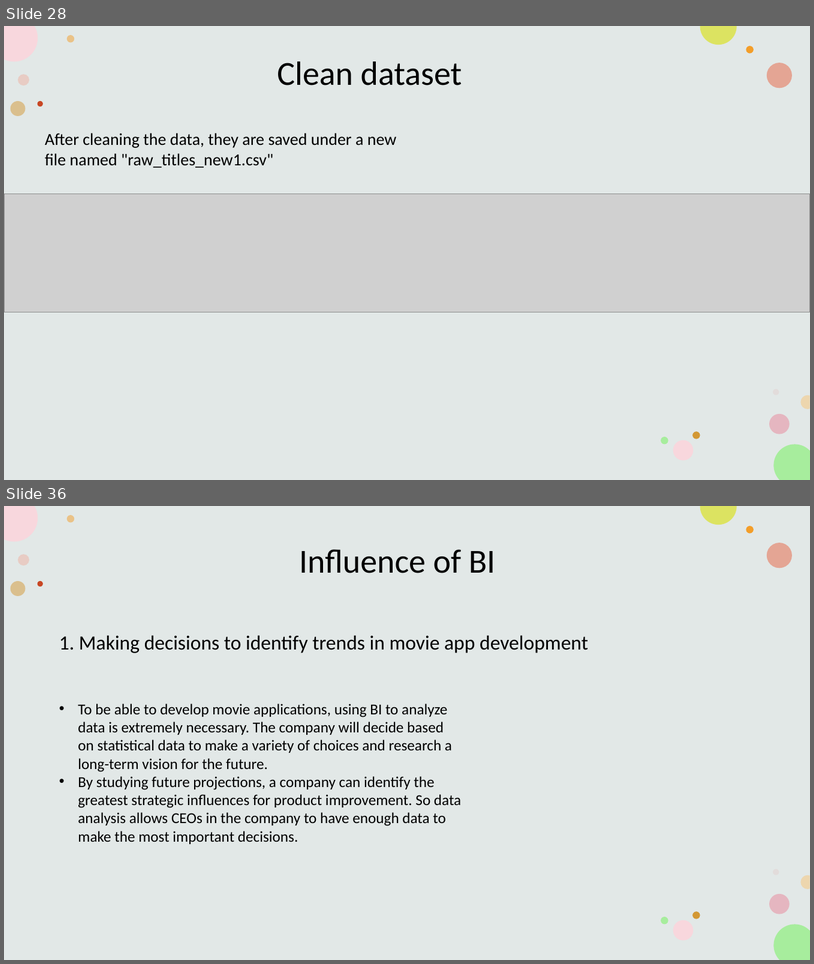
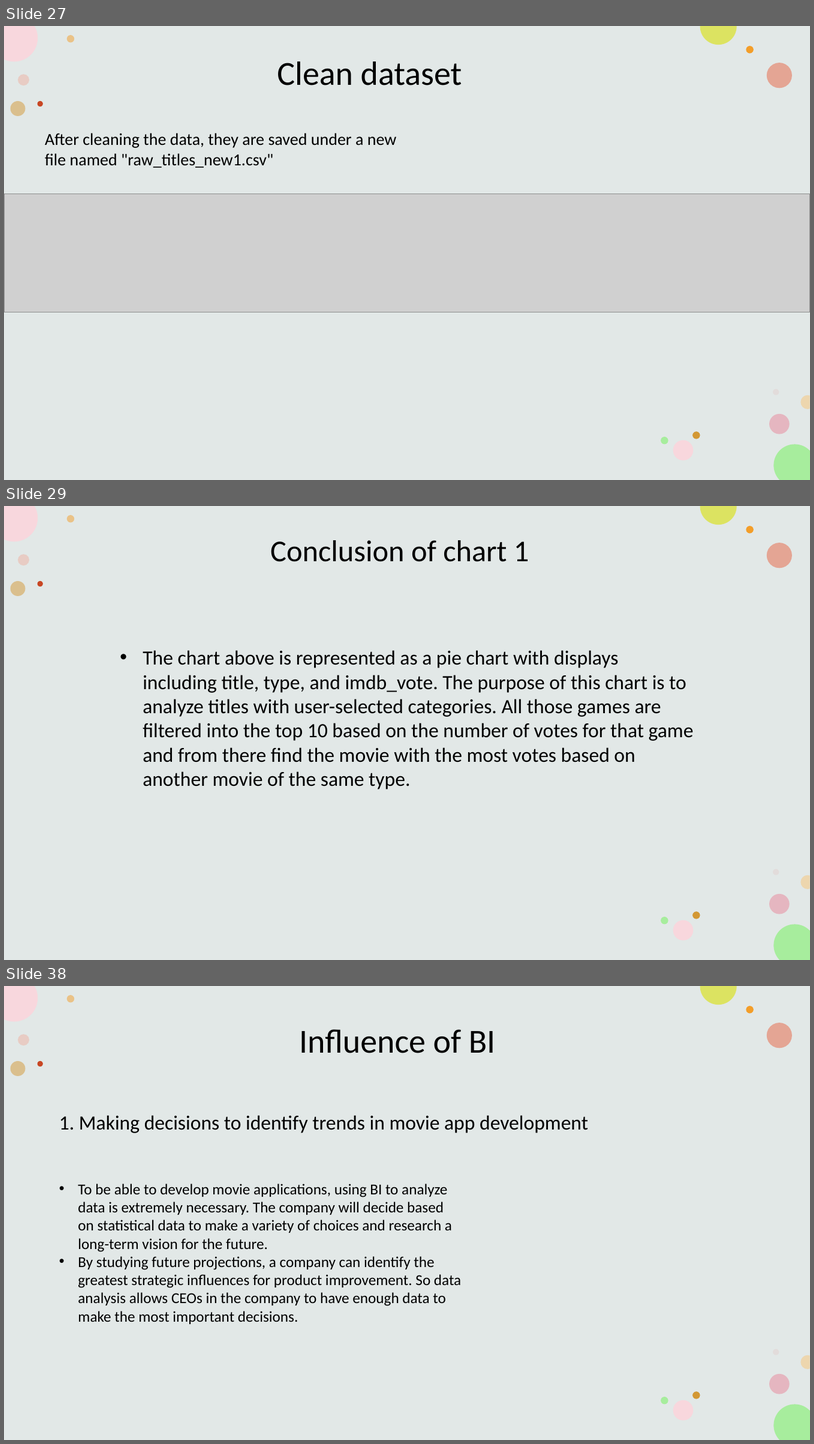
Before and after one commit to HarryyHung/Business-Inteligence, a slide deck: Powerpoint asm2.pptx. Shown one above the other, each under a label of ours: slides 28 and 36 before the commit, slides 27, 29 and 38 after it; the slides between them are not shown. The pictures are 814x964 and 814x1444 pixels, drawn with LibreOffice and Linux fonts; fonts in the diff are those of the drawing; grey boxes stand for pictures. Boxes give left, top, right and bottom in pixels: in the first picture for what was removed or moved away, otherwise in the second. Text is boxed around its words. In the diff, an @@ line names an element or a change of style, - is before the commit and + after.

```diff
--- a/Powerpoint asm2.pptx
+++ b/Powerpoint asm2.pptx
@@ slide 29 added at (4, 506, 810, 960), background #FFFFFF; not listed: 16 template elements that a slide beside it also shows @@
@@ text added at (270, 540, 530, 562), 36 pt, text #000000 @@
+Conclusion of chart 1
@@ text added at (143, 650, 694, 789), 24 pt, text #000000 @@
+• The chart above is represented as a pie chart with displays including title, type, and imdb_vote. The purpose of this chart is to analyze titles with user-selected categories. All those games are filtered into the top 10 based on the number of votes for that game and from there find the movie with the most votes based on another movie of the same type.
@@ what was slide 28 is now slide 27 @@
@@ what was slide 36 is now slide 38 @@
```
Also in this commit, not shown: 5 slides changed, 4 other slides added, 3 slides removed, 3 other files.
